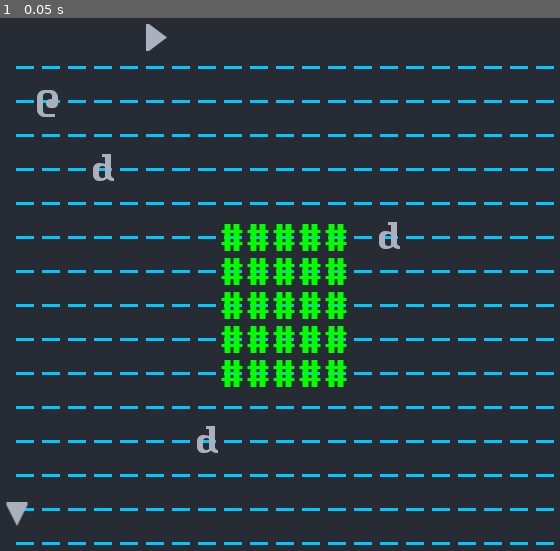
Above: before the commit, frame 1.
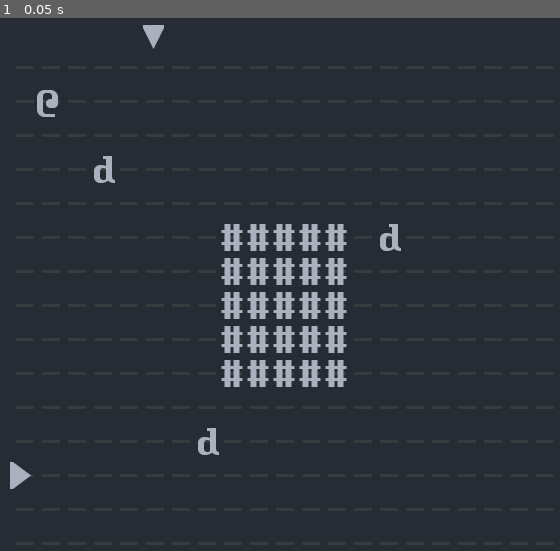
Above: after the commit, the same moment.

Repository: Anshrk/AsciiRouge
Game: Godot game, scene res://scene/main/MainScene.tscn
The game is run twice, just before and just after one commit, with the same random seed, the same clock (stepped at 60 frames per second) and the same inputs.
Inputs:
- Up to frame 1 (0.05 s): no input

The runs differ from the first frame. In frame 1, 9.3% of the frame differs, in the area x 1-99%, y 1-99%.

Commit message:
:bento: Updated all the assets
Changed ArrowX and ArrowY to look a little less terrible now

Diff:
--- a/project.godot
+++ b/project.godot
@@ -13,7 +13,7 @@
 config/name="rougelike"
 run/main_scene="res://scene/main/MainScene.tscn"
 run/low_processor_mode=true
-config/icon="res://resources/icon.png"
+config/icon="res://resources/curses_vector_24x36.png"
 
 [display]
 
--- a/scene/main/InitWorld.gd
+++ b/scene/main/InitWorld.gd
@@ -50,7 +50,7 @@
 
 
 func _init_indicator() -> void:
-	_create_sprite(ArrowX, _new_GroupName.ARROW, 0, 12,
+	_create_sprite(ArrowX, _new_GroupName.ARROW, 1, 12,
 			-_new_DungeonSize.ARROW_MARGIN)
 	_create_sprite(ArrowY, _new_GroupName.ARROW, 5, 0,
 			0, -_new_DungeonSize.ARROW_MARGIN)
--- a/sprite/ArrowX.tscn
+++ b/sprite/ArrowX.tscn
@@ -5,9 +5,8 @@
 [sub_resource type="AtlasTexture" id=1]
 flags = 4
 atlas = ExtResource( 1 )
-region = Rect2( 358.5, 35, 24, 36 )
+region = Rect2( 0, 36, 24, 36 )
 
 [node name="ArrowX" type="Sprite"]
 modulate = Color( 0.670588, 0.698039, 0.74902, 1 )
 texture = SubResource( 1 )
-offset = Vector2( 24, 36 )
--- a/sprite/ArrowY.tscn
+++ b/sprite/ArrowY.tscn
@@ -5,7 +5,7 @@
 [sub_resource type="AtlasTexture" id=1]
 flags = 4
 atlas = ExtResource( 1 )
-region = Rect2( 0, 34, 24, 36 )
+region = Rect2( 360, 36, 24, 36 )
 
 [node name="ArrowY" type="Sprite"]
 modulate = Color( 0.670588, 0.698039, 0.74902, 1 )
--- a/sprite/Dwarf.tscn
+++ b/sprite/Dwarf.tscn
@@ -5,7 +5,7 @@
 [sub_resource type="AtlasTexture" id=1]
 flags = 4
 atlas = ExtResource( 1 )
-region = Rect2( 97, 218, 24, 36 )
+region = Rect2( 96, 216, 24, 36 )
 
 [node name="Dwarf" type="Sprite"]
 modulate = Color( 0.670588, 0.698039, 0.74902, 1 )
--- a/sprite/Floor.tscn
+++ b/sprite/Floor.tscn
@@ -8,6 +8,6 @@
 region = Rect2( 312, 72, 24, 36 )
 
 [node name="Floor" type="Sprite"]
-modulate = Color( 0, 0.788235, 1, 1 )
+modulate = Color( 0.215686, 0.243137, 0.25098, 1 )
 position = Vector2( 61.5118, 72.2267 )
 texture = SubResource( 1 )
--- a/sprite/Wall.tscn
+++ b/sprite/Wall.tscn
@@ -8,6 +8,6 @@
 region = Rect2( 72, 72, 23, 36 )
 
 [node name="Wall" type="Sprite"]
-modulate = Color( 0, 1, 0, 1 )
+modulate = Color( 0.670588, 0.698039, 0.74902, 1 )
 position = Vector2( 60.3212, 104.372 )
 texture = SubResource( 1 )
